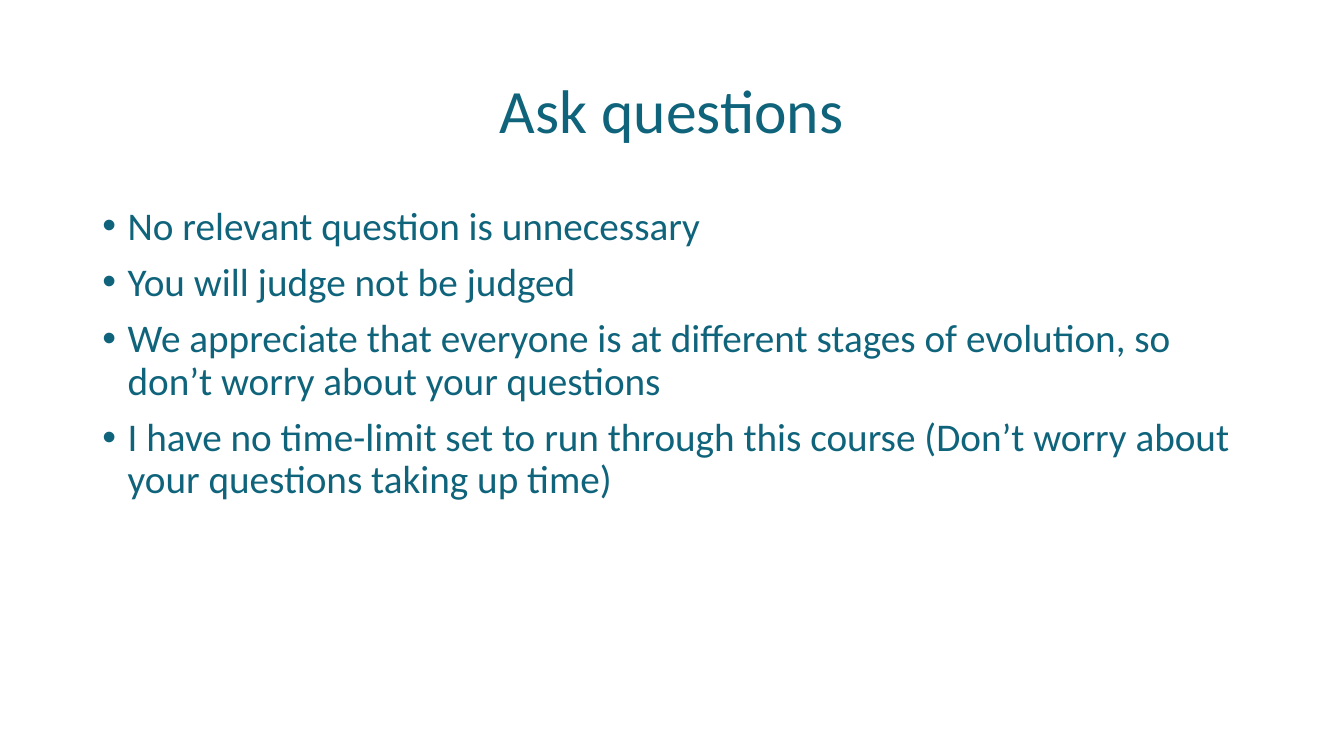
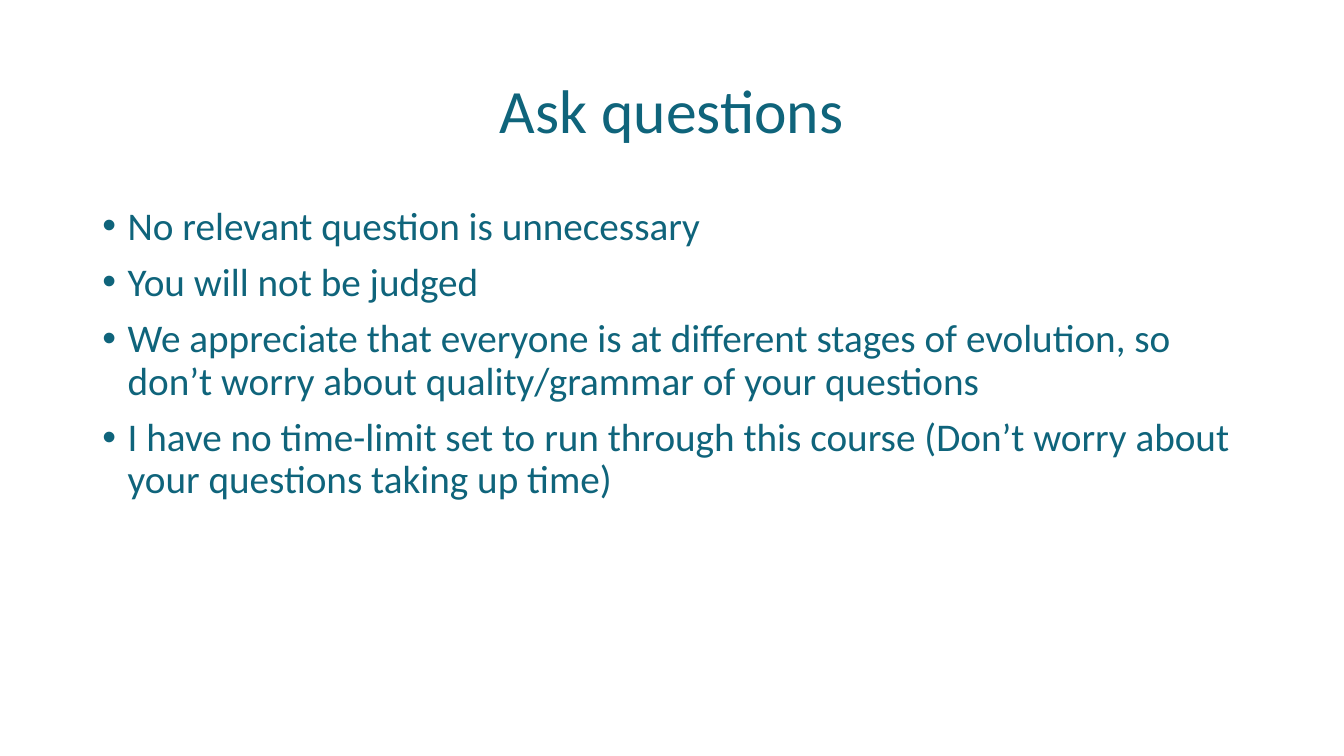
Before and after one commit to uday87j/teach_python, a slide deck: slide 6 of fundamentals/Preamble.pptx (slide 4 before the commit). Drawn at 1344x756 pixels with LibreOffice and Linux fonts; fonts in the diff are those of the drawing. Boxes give left, top, right and bottom in pixels: in the first picture for what was removed or moved away, otherwise in the second. Text is boxed around its words. In the diff, an @@ line names an element or a change of style, - is before the commit and + after.

```diff
--- a/fundamentals/Preamble.pptx
+++ b/fundamentals/Preamble.pptx
@@ text at bbox=[128, 268, 1170, 402]: text changed @@
-• You will judge not be judged
-• We appreciate that everyone is at different stages of evolution, so don’t worry about your questions
+• You will not be judged
+• We appreciate that everyone is at different stages of evolution, so don’t worry about quality/grammar of your questions
```
Also in this commit, not shown: 2 other slides changed, 3 slides added.
